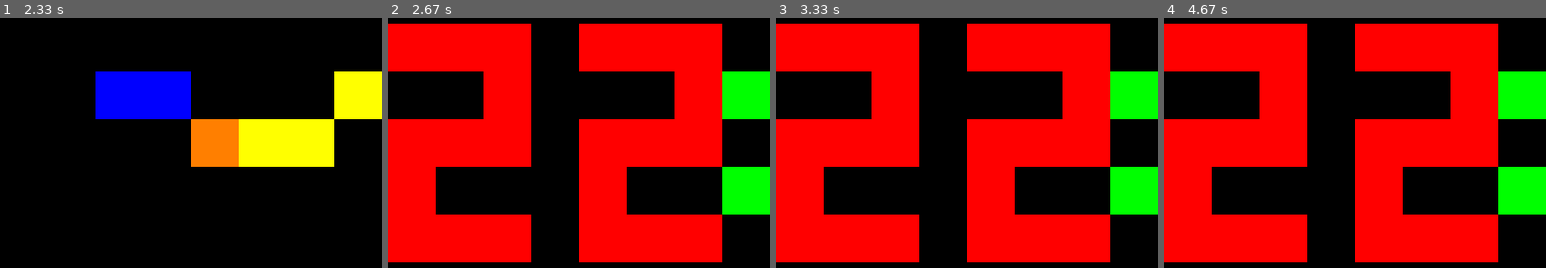
Above: before the commit, frames 1-4 (left to right).
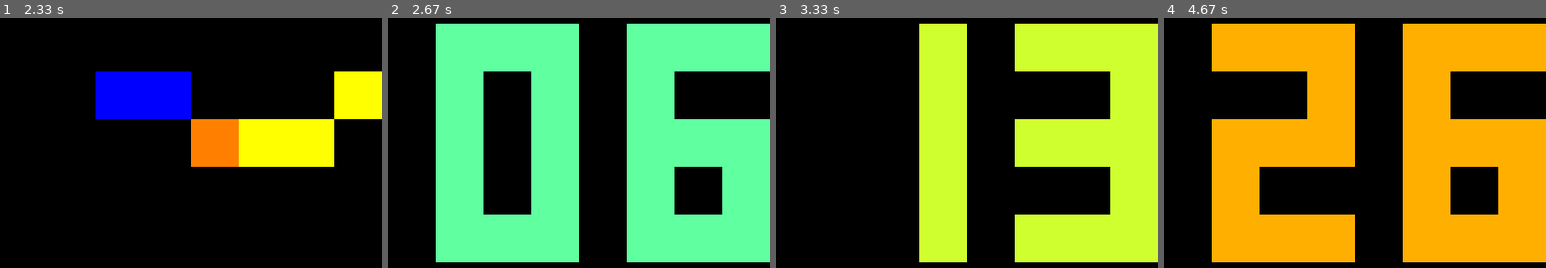
Above: after the commit, the same moments.

Repository: danielbrierley/senseclock
Game: pygame game, started from main.py
Same seed, same stepped clock (60 frames per second), same inputs: the game is played once before the commit and once after it.
Inputs:
- Up to frame 1 (2.33 s): hold D 0.33-0.8 s; hold A 1.67-2.2 s
- Up to frame 2 (2.67 s): hold A from 2.57 s (still down)
- Up to frame 3 (3.33 s): release A at 2.97 s
- Up to frame 4 (4.67 s): hold D 3.4-4.03 s; hold A from 4.47 s (still down)

Frame 1 is identical in both runs. In frame 2, 86% of the frame differs, in the area x 0-100%, y 2-98%; in frame 3, 76%; in frame 4, 81%.

Commit message:
Temperature

Diff:
--- a/digitalClock.py
+++ b/digitalClock.py
@@ -1,100 +1,13 @@
 import time
 from math import *
-from displayStuff import plotSmall
+from displayStuff import displayNumber
 
-X = True
-O = False
 
 RED = [255,0,0]
 BLUE = [0,0,255]
 BLACK = [0,0,0]
 
-images = [
-    [#0
-    X,X,X,
-    X,O,X,
-    X,O,X,
-    X,O,X,
-    X,X,X],
-    [#1
-    O,O,X,
-    O,O,X,
-    O,O,X,
-    O,O,X,
-    O,O,X],
-    [#2
-    X,X,X,
-    O,O,X,
-    X,X,X,
-    X,O,O,
-    X,X,X],
-    [#3
-    X,X,X,
-    O,O,X,
-    X,X,X,
-    O,O,X,
-    X,X,X],
-    [#4
-    X,O,X,
-    X,O,X,
-    X,X,X,
-    O,O,X,
-    O,O,X],
-    [#5
-    X,X,X,
-    X,O,O,
-    X,X,X,
-    O,O,X,
-    X,X,X],
-    [#6
-    X,X,X,
-    X,O,O,
-    X,X,X,
-    X,O,X,
-    X,X,X],
-    [#7
-    X,X,X,
-    O,O,X,
-    O,O,X,
-    O,O,X,
-    O,O,X],
-    [#8
-    X,X,X,
-    X,O,X,
-    X,X,X,
-    X,O,X,
-    X,X,X],
-    [#9
-    X,X,X,
-    X,O,X,
-    X,X,X,
-    O,O,X,
-    O,O,X]]
 
-def addSpacers(number, length, spacer='0'):
-    number = str(number)
-    while len(number) < length:
-        number = spacer+number
-    return number
-
-def plotDigit(pixels, image, pos, size, colour):
-    for y in range(size[1]):
-        for x in range(size[0]):
-            xPos = pos[0]+x
-            yPos = pos[1]+y
-            #print(xPos,yPos)
-            if image[y*size[0]+x]:
-                pixels[yPos*8+xPos] = colour
-            else:
-                pixels[yPos*8+xPos] = BLACK
-    return pixels
-
-
-def displayNumber(pixels,number,pos,colour):
-    number = addSpacers(number,2)
-    pixels = plotDigit(pixels,images[int(number[0])],[pos[0]  ,pos[1]],[3,5],colour)
-    pixels = plotDigit(pixels,images[int(number[1])],[pos[0]+4,pos[1]],[3,5],colour)
-    return pixels
 
 def digitalClock(pixels,screen):
     now = time.localtime()
--- a/displayStuff.py
+++ b/displayStuff.py
@@ -1,5 +1,99 @@
 import time
 from math import *
+
+RED = [255,0,0]
+BLUE = [0,0,255]
+BLACK = [0,0,0]
+
+X = True
+O = False
+
+numbers = [
+    [#0
+    X,X,X,
+    X,O,X,
+    X,O,X,
+    X,O,X,
+    X,X,X],
+    [#1
+    O,O,X,
+    O,O,X,
+    O,O,X,
+    O,O,X,
+    O,O,X],
+    [#2
+    X,X,X,
+    O,O,X,
+    X,X,X,
+    X,O,O,
+    X,X,X],
+    [#3
+    X,X,X,
+    O,O,X,
+    X,X,X,
+    O,O,X,
+    X,X,X],
+    [#4
+    X,O,X,
+    X,O,X,
+    X,X,X,
+    O,O,X,
+    O,O,X],
+    [#5
+    X,X,X,
+    X,O,O,
+    X,X,X,
+    O,O,X,
+    X,X,X],
+    [#6
+    X,X,X,
+    X,O,O,
+    X,X,X,
+    X,O,X,
+    X,X,X],
+    [#7
+    X,X,X,
+    O,O,X,
+    O,O,X,
+    O,O,X,
+    O,O,X],
+    [#8
+    X,X,X,
+    X,O,X,
+    X,X,X,
+    X,O,X,
+    X,X,X],
+    [#9
+    X,X,X,
+    X,O,X,
+    X,X,X,
+    O,O,X,
+    O,O,X]]
+
+def addSpacers(number, length, spacer='0'):
+    number = str(number)
+    while len(number) < length:
+        number = spacer+number
+    return number
+
+def plotDigit(pixels, image, pos, size, colour):
+    for y in range(size[1]):
+        for x in range(size[0]):
+            xPos = pos[0]+x
+            yPos = pos[1]+y
+            #print(xPos,yPos)
+            if image[y*size[0]+x]:
+                pixels[yPos*8+xPos] = colour
+            else:
+                pixels[yPos*8+xPos] = BLACK
+    return pixels
+
+
+def displayNumber(pixels,number,pos,colour):
+    number = addSpacers(number,2)
+    pixels = plotDigit(pixels,numbers[int(number[0])],[pos[0]  ,pos[1]],[3,5],colour)
+    pixels = plotDigit(pixels,numbers[int(number[1])],[pos[0]+4,pos[1]],[3,5],colour)
+    return pixels
 
 def plotSmall(pixels, image, pos, size):
     for y in range(size[1]):
--- a/main.py
+++ b/main.py
@@ -4,6 +4,7 @@
 from sense_emu_pygame import SenseHat
 from clock import drawClock, testClock
 from digitalClock import digitalClock
+from weather import Weather, drawTemp
 
 #TODO
 #1. Clean up and optimise drawLine()
@@ -17,10 +18,10 @@
 RED = BLACK
 
 selected = 0
-limit = 1
+limit = 3
 
 def getInput():
-    global selected, screen, prevTime
+    global selected, screen, prevSecs
     for event in sense.stick.get_events():
         #print("The joystick was {} {}".format(event.action, event.direction))
         if event.action == 'pressed':
@@ -29,25 +30,27 @@
                 if selected < 0:
                     selected = limit
                 screen = 0
-                prevTime = [time.localtime().tm_sec+x for x in range(2)]
+                prevSecs = [time.localtime().tm_sec+x for x in range(2)]
                 print(selected)
             if event.direction == 'right':
                 selected += 1
                 if selected > limit:
                     selected = 0
                 screen = 0
-                prevTime = [time.localtime().tm_sec+x for x in range(2)]
+                prevSecs = [time.localtime().tm_sec+x for x in range(2)]
                 print(selected)
 
 def main():
-    global screen, maxScreen, prevTime
+    global screen, maxScreen, prevSecs
     #now = time.localtime()
     #h,m = getClockAngles(now)
     #print(h)
     #print(m)
     screen = 0
     maxScreen = 1
-    prevTime = [time.localtime().tm_sec+x for x in range(2)]
+    prevSecs = [time.localtime().tm_sec+x for x in range(2)]
+    prevMin = str(time.localtime().tm_min)[0]
+    weather = Weather()
 
     while True:
         pixels = [[0,0,0] for x in range(64)]
@@ -56,16 +59,24 @@
             pixels = drawClock(pixels)
         if selected == 1:
             pixels = digitalClock(pixels,screen)
+        if selected == 2:
+            pixels = drawTemp(pixels,weather)
+        if selected == 3:
+            pixels = drawTemp(pixels,sense)
 
         sense.set_pixels(pixels)
 
         getInput()
 
-        if not time.localtime().tm_sec in prevTime:
-            prevTime = [time.localtime().tm_sec+x for x in range(2)]
+        if not time.localtime().tm_sec in prevSecs:
+            prevSecs = [time.localtime().tm_sec+x for x in range(2)]
             screen += 1
             if screen > maxScreen:
                 screen = 0
+
+        if not str(time.localtime().tm_min)[0] in prevMin:
+            prevMin = str(time.localtime().tm_min)[0]
+            weather.updateWeather()
 
         try: #Pygame sense emu
             sense.mainloop()
--- a/sense_emu_pygame.py
+++ b/sense_emu_pygame.py
@@ -6,6 +6,8 @@
         self.size = size
         self.px = px
         self.stick = Stick()
+        self.temp = -20
+        self.iteration = 0
         pygame.init()
         self.screen = pygame.display.set_mode((self.size*self.px, self.size*self.px))
 
@@ -15,6 +17,8 @@
                 pygame.draw.rect(self.screen, pixels[(y*self.size)+x], (x*self.px, y*self.px, self.px, self.px))
         pygame.display.update()
 
+    def get_temperature(self):
+        return self.temp
 
 
     def mainloop(self):
@@ -24,6 +28,12 @@
                 sys.exit()
             else:
                 self.stick.addEvent(event)
+        self.iteration += 1
+        if self.iteration == 10:
+            self.iteration = 0
+            self.temp += 1
+            if self.temp == 60:
+                self.temp = -20
 
 class Stick:
     def __init__(self):
--- /dev/null
+++ b/weather.py
@@ -0,0 +1,78 @@
+import json
+import urllib.request
+from displayStuff import displayNumber
+
+CYAN = [0,255,255]
+
+class Weather:
+    def __init__(self):
+        try:
+            f = open('token.txt')
+        except:
+            print('No token found. Please place an OpenWeatherMap API token in token.txt')
+        else:
+            self.token = f.read().splitlines()[0]
+            f.close()
+            try:
+                f = open('loc.txt')
+            except:
+                print('No location found. Please place a location in loc.txt')
+            else:
+                self.loc = f.read().splitlines()[0]
+                f.close()
+                self.updateWeather()
+
+    def get_temperature(self):
+        return self.temp
+
+    def updateWeather(self):
+        #try:
+            print('Updating Weather')
+            weatherUrl  = urllib.request.urlopen('http://api.openweathermap.org/data/2.5/weather?q='+self.loc+'&appid='+self.token).read()
+            weatherData = json.loads(weatherUrl)
+        #except:
+        #    weatherData = None
+        #else:
+            #print(weatherData)
+            self.icon = weatherData['weather'][0]['icon']
+            self.temp = weatherData['main']['temp']-273.15
+
+def calcColour(temp):
+    # CYAN      -> Yellow    -> RED
+    # 0,255,255 -> 255,255,0 -> 255,0,0
+    # 512 iterations
+    # 64 variance in temperature
+
+    colourCycle = temp# + 10
+    colourCycle = colourCycle * 8
+    if colourCycle in range(128):
+        colour = [colourCycle*2, 255, 255-colourCycle*2]
+    elif colourCycle in range(128,256+128):
+        colourCycle -= 128
+        colour = [255, 255-colourCycle, 0]
+    elif colourCycle < 0:
+        colour = [0,255,255]
+    else:
+        colour = [255,0,0]
+    return colour
+
+
+
+
+
+def drawTemp(pixels, weather):
+    temp = round(weather.get_temperature())
+    colour = calcColour(temp)
+    if temp < 0:
+        temp = int(str(temp)[1:])
+        pixels[3*8] = colour
+    pixels = displayNumber(pixels, temp, [1,1],colour)
+    return pixels
+
+def main():
+    weather = Weather()
+    print(weather.temp)
+    print(weather.icon)
+
+if __name__ == '__main__':
+    main()
Binary file added: images/01d.png
Binary file added: images/01n.png
Binary file added: images/02d.png
Binary file added: images/02n.png
Binary file added: images/03d.png
Binary file added: images/03n.png
Binary file added: images/04d.png
Binary file added: images/04n.png
Binary file added: images/09d.png
Binary file added: images/09n.png
Binary file added: images/10d.png
Binary file added: images/10n.png
(and 8 more such lines)
